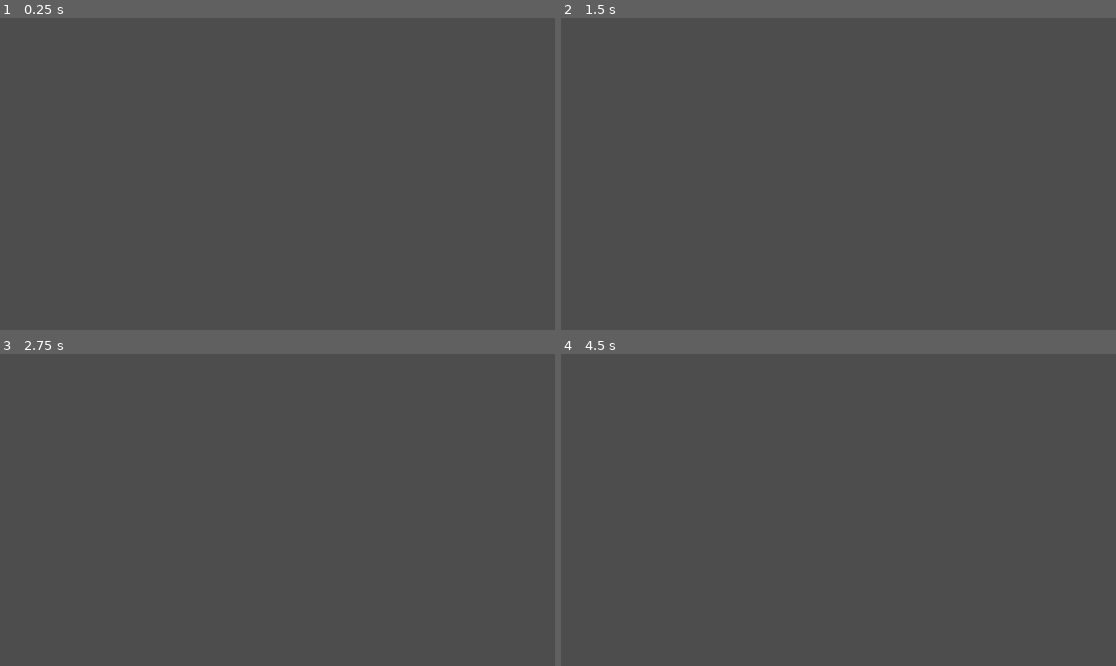
Above: before the commit, frames 1-4 (two rows, left to right).
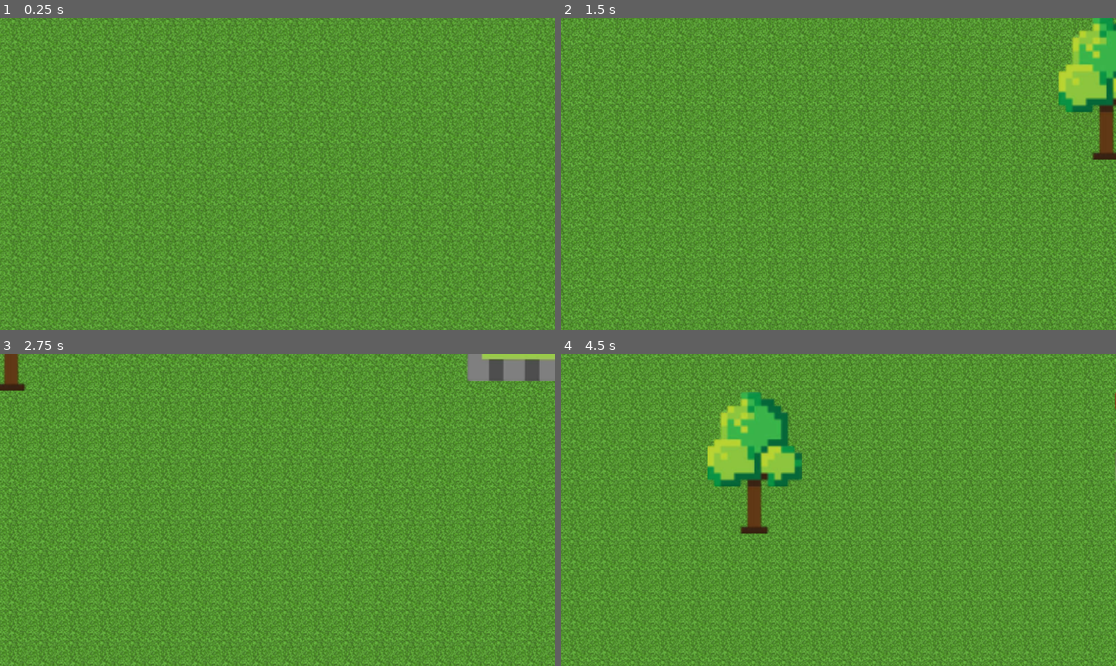
Above: after the commit, the same moments.

Repository: ChristChar/Simulatore-di-battaglie-per-la-guerra-civile-del-server-di-Allan
Game: Godot game, scene res://Scenes/World.tscn
Two runs of this game, one before a commit and one after it. Both use one fixed random seed, a clock stepped at 60 frames per second and the inputs below. The engine's default icon, where the game draws it, is replaced by a stand-in: a white triangle on a blue panel in a dark square.
Inputs (mouse positions are in pixels of both pictures, inside the frame that each line leads up to):
- Up to frame 1 (0.25 s): no input
- Up to frame 2 (1.5 s): tap Enter at 0.5 s; move the mouse to (960, 158) at 0.52 s; hold Right (ui_right) 0.53-1.28 s; tap Mouse wheel up (zoom_in) at 0.6 s; move the mouse to (727, 189) at 1.27 s; hold Down (ui_down) from 1.28 s (still down); tap Mouse wheel down (zoom_out) at 1.35 s
- Up to frame 3 (2.75 s): move the mouse to (333, 441) at 2.02 s; release Down (ui_down) at 2.03 s; hold Right (ui_right) from 2.03 s (still down); hold Shift from 2.03 s (still down)
- Up to frame 4 (4.5 s): move the mouse to (810, 572) at 2.77 s; release Right (ui_right) at 2.78 s; release Shift at 2.78 s; hold Up (ui_up) 2.78-3.53 s; tap Mouse wheel up (zoom_in) at 2.85 s; move the mouse to (1005, 556) at 3.52 s; hold Left (ui_left) from 3.53 s (still down); tap Mouse wheel down (zoom_out) at 3.6 s; move the mouse to (672, 463) at 4.27 s; tap Shift at 4.35 s

The runs differ from the first frame. In frame 1, 100% of the frame differs, in the area x 0-100%, y 0-100%; in frame 2, 100%; in frame 3, 100%; in frame 4, 100%.

Commit message:
Ambiente

Diff:
--- a/Scenes/World.tscn
+++ b/Scenes/World.tscn
@@ -1,8 +1,20 @@
-[gd_scene load_steps=4 format=3 uid="uid://dnycbiem36d63"]
+[gd_scene load_steps=9 format=3 uid="uid://dnycbiem36d63"]
 
 [ext_resource type="Script" path="res://Scripts/Camera2D.gd" id="1_7yndk"]
 [ext_resource type="PackedScene" uid="uid://bdukd17ol2j1n" path="res://Truppe/Pistola.tscn" id="2_xqfj8"]
 [ext_resource type="PackedScene" uid="uid://bm5lpg4coy2d3" path="res://Truppe/Mischia.tscn" id="3_jk021"]
+[ext_resource type="Texture2D" uid="uid://bqg8inpgboi5" path="res://Resources/Images/Grass.png" id="4_blcm6"]
+[ext_resource type="Script" path="res://Scripts/Map.gd" id="5_uqrsu"]
+[ext_resource type="PackedScene" uid="uid://c3e3ubs6rxom2" path="res://Truppe/Tank.tscn" id="6_2g45u"]
+
+[sub_resource type="TileSetAtlasSource" id="TileSetAtlasSource_sdsrj"]
+texture = ExtResource("4_blcm6")
+texture_region_size = Vector2i(32, 32)
+0:0/0 = 0
+
+[sub_resource type="TileSet" id="TileSet_tnphp"]
+tile_size = Vector2i(32, 32)
+sources/0 = SubResource("TileSetAtlasSource_sdsrj")
 
 [node name="Node2D" type="Node2D"]
 
@@ -10,37 +22,226 @@
 script = ExtResource("1_7yndk")
 
 [node name="Truppa44" parent="." instance=ExtResource("2_xqfj8")]
-position = Vector2(1015, -572)
+position = Vector2(2882, -600)
 
 [node name="Truppa45" parent="." instance=ExtResource("2_xqfj8")]
-position = Vector2(1213, -401)
+position = Vector2(3080, -429)
 
 [node name="Truppa46" parent="." instance=ExtResource("2_xqfj8")]
-position = Vector2(786, -705)
+position = Vector2(2653, -733)
 
 [node name="Truppa47" parent="." instance=ExtResource("2_xqfj8")]
-position = Vector2(1138, -700)
+position = Vector2(3005, -728)
 
 [node name="Truppa48" parent="." instance=ExtResource("2_xqfj8")]
-position = Vector2(1336, -529)
+position = Vector2(3203, -557)
 
 [node name="Truppa49" parent="." instance=ExtResource("2_xqfj8")]
-position = Vector2(909, -833)
+position = Vector2(2776, -861)
+
+[node name="Truppa50" parent="." instance=ExtResource("2_xqfj8")]
+position = Vector2(2825, 5)
+
+[node name="Truppa51" parent="." instance=ExtResource("2_xqfj8")]
+position = Vector2(3023, 176)
+
+[node name="Truppa52" parent="." instance=ExtResource("2_xqfj8")]
+position = Vector2(2596, -128)
+
+[node name="Truppa53" parent="." instance=ExtResource("2_xqfj8")]
+position = Vector2(2948, -123)
+
+[node name="Truppa54" parent="." instance=ExtResource("2_xqfj8")]
+position = Vector2(3146, 48)
+
+[node name="Truppa55" parent="." instance=ExtResource("2_xqfj8")]
+position = Vector2(2719, -256)
+
+[node name="Truppa56" parent="." instance=ExtResource("2_xqfj8")]
+position = Vector2(2774, 701)
+
+[node name="Truppa57" parent="." instance=ExtResource("2_xqfj8")]
+position = Vector2(2972, 872)
+
+[node name="Truppa58" parent="." instance=ExtResource("2_xqfj8")]
+position = Vector2(2545, 568)
+
+[node name="Truppa59" parent="." instance=ExtResource("2_xqfj8")]
+position = Vector2(2897, 573)
+
+[node name="Truppa60" parent="." instance=ExtResource("2_xqfj8")]
+position = Vector2(3095, 744)
+
+[node name="Truppa61" parent="." instance=ExtResource("2_xqfj8")]
+position = Vector2(2668, 440)
+
+[node name="Truppa63" parent="." instance=ExtResource("2_xqfj8")]
+position = Vector2(-4491, -705)
+SquadraRossa = false
+
+[node name="Truppa64" parent="." instance=ExtResource("2_xqfj8")]
+position = Vector2(-4293, -534)
+SquadraRossa = false
+
+[node name="Truppa65" parent="." instance=ExtResource("2_xqfj8")]
+position = Vector2(-4720, -838)
+SquadraRossa = false
+
+[node name="Truppa66" parent="." instance=ExtResource("2_xqfj8")]
+position = Vector2(-4368, -833)
+SquadraRossa = false
+
+[node name="Truppa67" parent="." instance=ExtResource("2_xqfj8")]
+position = Vector2(-4170, -662)
+SquadraRossa = false
+
+[node name="Truppa68" parent="." instance=ExtResource("2_xqfj8")]
+position = Vector2(-4597, -966)
+SquadraRossa = false
+
+[node name="Truppa69" parent="." instance=ExtResource("2_xqfj8")]
+position = Vector2(-4548, -100)
+SquadraRossa = false
+
+[node name="Truppa70" parent="." instance=ExtResource("2_xqfj8")]
+position = Vector2(-4350, 71)
+SquadraRossa = false
+
+[node name="Truppa71" parent="." instance=ExtResource("2_xqfj8")]
+position = Vector2(-4777, -233)
+SquadraRossa = false
+
+[node name="Truppa72" parent="." instance=ExtResource("2_xqfj8")]
+position = Vector2(-4425, -228)
+SquadraRossa = false
+
+[node name="Truppa73" parent="." instance=ExtResource("2_xqfj8")]
+position = Vector2(-4227, -57)
+SquadraRossa = false
+
+[node name="Truppa74" parent="." instance=ExtResource("2_xqfj8")]
+position = Vector2(-4654, -361)
+SquadraRossa = false
+
+[node name="Truppa75" parent="." instance=ExtResource("2_xqfj8")]
+position = Vector2(-4599, 596)
+SquadraRossa = false
+
+[node name="Truppa76" parent="." instance=ExtResource("2_xqfj8")]
+position = Vector2(-4401, 767)
+SquadraRossa = false
+
+[node name="Truppa77" parent="." instance=ExtResource("2_xqfj8")]
+position = Vector2(-4828, 463)
+SquadraRossa = false
+
+[node name="Truppa78" parent="." instance=ExtResource("2_xqfj8")]
+position = Vector2(-4476, 468)
+SquadraRossa = false
+
+[node name="Truppa79" parent="." instance=ExtResource("2_xqfj8")]
+position = Vector2(-4278, 639)
+SquadraRossa = false
+
+[node name="Truppa80" parent="." instance=ExtResource("2_xqfj8")]
+position = Vector2(-4705, 335)
+SquadraRossa = false
 
 [node name="Truppa" parent="." instance=ExtResource("3_jk021")]
-position = Vector2(-1160, 44)
+position = Vector2(-3540, -688)
 
 [node name="Truppa2" parent="." instance=ExtResource("3_jk021")]
-position = Vector2(-1099, 140)
+position = Vector2(-3479, -592)
 
 [node name="Truppa3" parent="." instance=ExtResource("3_jk021")]
-position = Vector2(-1277, 119)
+position = Vector2(-3657, -613)
 
 [node name="Truppa4" parent="." instance=ExtResource("3_jk021")]
-position = Vector2(-1192, 236)
+position = Vector2(-3572, -496)
 
 [node name="Truppa5" parent="." instance=ExtResource("3_jk021")]
-position = Vector2(-1359, 201)
+position = Vector2(-3739, -531)
 
 [node name="Truppa6" parent="." instance=ExtResource("3_jk021")]
-position = Vector2(-1274, 318)
+position = Vector2(-3654, -414)
+
+[node name="Truppa7" parent="." instance=ExtResource("3_jk021")]
+position = Vector2(-3536, -293)
+
+[node name="Truppa8" parent="." instance=ExtResource("3_jk021")]
+position = Vector2(-3475, -197)
+
+[node name="Truppa9" parent="." instance=ExtResource("3_jk021")]
+position = Vector2(-3653, -218)
+
+[node name="Truppa10" parent="." instance=ExtResource("3_jk021")]
+position = Vector2(-3568, -101)
+
+[node name="Truppa11" parent="." instance=ExtResource("3_jk021")]
+position = Vector2(-3735, -136)
+
+[node name="Truppa12" parent="." instance=ExtResource("3_jk021")]
+position = Vector2(-3650, -19)
+
+[node name="Truppa13" parent="." instance=ExtResource("3_jk021")]
+position = Vector2(-3536, 250)
+
+[node name="Truppa14" parent="." instance=ExtResource("3_jk021")]
+position = Vector2(-3475, 346)
+
+[node name="Truppa15" parent="." instance=ExtResource("3_jk021")]
+position = Vector2(-3653, 325)
+
+[node name="Truppa16" parent="." instance=ExtResource("3_jk021")]
+position = Vector2(-3568, 442)
+
+[node name="Truppa17" parent="." instance=ExtResource("3_jk021")]
+position = Vector2(-3735, 407)
+
+[node name="Truppa18" parent="." instance=ExtResource("3_jk021")]
+position = Vector2(-3650, 524)
+
+[node name="Truppa19" parent="." instance=ExtResource("3_jk021")]
+position = Vector2(-3831, 145)
+
+[node name="Truppa20" parent="." instance=ExtResource("3_jk021")]
+position = Vector2(-3770, 241)
+
+[node name="Truppa21" parent="." instance=ExtResource("3_jk021")]
+position = Vector2(-3948, 220)
+
+[node name="Truppa22" parent="." instance=ExtResource("3_jk021")]
+position = Vector2(-3863, 337)
+
+[node name="Truppa23" parent="." instance=ExtResource("3_jk021")]
+position = Vector2(-4030, 302)
+
+[node name="Truppa24" parent="." instance=ExtResource("3_jk021")]
+position = Vector2(-3945, 419)
+
+[node name="Truppa25" parent="." instance=ExtResource("3_jk021")]
+position = Vector2(-3869, -359)
+
+[node name="Truppa26" parent="." instance=ExtResource("3_jk021")]
+position = Vector2(-3986, -284)
+
+[node name="Truppa27" parent="." instance=ExtResource("3_jk021")]
+position = Vector2(-3901, -167)
+
+[node name="Truppa28" parent="." instance=ExtResource("3_jk021")]
+position = Vector2(-4068, -202)
+
+[node name="Truppa29" parent="." instance=ExtResource("3_jk021")]
+position = Vector2(-3983, -85)
+
+[node name="TileMapLayer" type="TileMapLayer" parent="."]
+z_index = -2
+scale = Vector2(2, 2)
+tile_set = SubResource("TileSet_tnphp")
+script = ExtResource("5_uqrsu")
+
+[node name="Node2D" type="Node2D" parent="."]
+position = Vector2(-8265, -4455)
+
+[node name="Truppa62" parent="." instance=ExtResource("6_2g45u")]
+position = Vector2(2039, -91)
--- a/Scripts/Bullet.gd
+++ b/Scripts/Bullet.gd
@@ -3,7 +3,7 @@
 
 @export var data: BulletData
 var Direction: Vector2 = Vector2.ZERO
-var Owner: Truppa
+var Owner: bool
 var Penetraione: int
 var Not_valid_guys: Array[Truppa] = []
 # Called when the node enters the scene tree for the first time.
@@ -26,7 +26,7 @@
 	for body in get_overlapping_bodies():
 		if body is Truppa:
 			if is_instance_valid(body):
-				if body.SquadraRossa != Owner.SquadraRossa and not body in Not_valid_guys:
+				if body.SquadraRossa != Owner and not body in Not_valid_guys:
 					body.HP -= data.Damage
 					Penetraione -= 1
 					Not_valid_guys.append(body)
--- /dev/null
+++ b/Scripts/Map.gd
@@ -0,0 +1,23 @@
+extends TileMapLayer
+
+@export var Y_size: int = 100
+@export var X_size: int = 175
+var Textures = [
+	preload("res://Resources/Images/Albero.png"),
+	preload("res://Resources/Images/Rock.png")
+]
+# Called when the node enters the scene tree for the first time.
+func _ready():
+	for x in range(-X_size / 2, X_size/2+1):
+		for y in range(-Y_size / 2, Y_size/2+1):
+			set_cell(Vector2i(x,y), 0, Vector2(0, 0))
+	for i in range(randi_range(10,50)):
+		var Alberino = Oggetto.new()
+		Alberino.global_position = Vector2(randi_range(-X_size/2 * 32, X_size/2 * 32),randi_range(-Y_size/2 * 32, Y_size/2 * 32))
+		Alberino.texture = Textures.pick_random()
+		add_child(Alberino)
+
+
+# Called every frame. 'delta' is the elapsed time since the previous frame.
+func _process(delta):
+	pass
--- /dev/null
+++ b/Scripts/Oggetto.gd
@@ -0,0 +1,21 @@
+extends StaticBody2D
+class_name Oggetto
+
+@export var texture: Texture2D
+# Called when the node enters the scene tree for the first time.
+func _ready():
+	var Size = texture.get_size()
+	var Sprite = Sprite2D.new()
+	Sprite.texture = texture
+	add_child(Sprite)
+	var Shape = RectangleShape2D.new()
+	Shape.size = Vector2(Size.x, Size.y / 2)
+	var Collision = CollisionShape2D.new()
+	Collision.shape = Shape
+	Collision.position.y = Size.y / 4
+	add_child(Collision)
+	z_index = 2
+
+# Called every frame. 'delta' is the elapsed time since the previous frame.
+func _process(delta):
+	pass
--- a/Scripts/Truppa.gd
+++ b/Scripts/Truppa.gd
@@ -5,8 +5,10 @@
 var Target: Truppa
 var Attack_countdown = 0.0
 var Area: Area2D
+var VisionArea: Area2D
 var HPPivot: Node2D
 var Direction = 0
+var raycasts: Array[RayCast2D]
 
 @export_enum("Insegui", "Fermo", "Avanti","Causale") var Movment_when_terget: String = "Insegui"
 @export_enum("Fermo", "Avanti","Causale") var Movment_when_not_terget: String = "Avanti"
@@ -16,7 +18,6 @@
 @export var SquadraRossa: bool
 @export var arma: Arma
 @export var vision_range: float = 1000.0  # Distanza massima per rilevare bersagli
-@export var min_distance: float = 50.0  # Distanza minima tra le truppe
 
 func _ready():
 	randomize()
@@ -57,6 +58,17 @@
 			Arma_sprite.texture = arma.Sprite
 			Arma_sprite.position = Vector2(0, Size.y * 0.3)
 			add_child(Arma_sprite)
+	VisionArea = Area2D.new()
+	var AreaCollision2 = CollisionShape2D.new()
+	AreaCollision2.shape = Shape.duplicate()
+	VisionArea.add_child(AreaCollision2)
+	VisionArea.position.x += Size.x / 2
+	add_child(VisionArea)
+	for i in range(7):
+		var raycast = RayCast2D.new()
+		raycast.target_position = Vector2(200,10 * (i- 4))
+		raycasts.append(raycast)
+		add_child(raycast)
 	Find_Target()
 
 func Find_Target():
@@ -95,16 +107,17 @@
 
 	if Is_target_valid():
 		Direction = global_position.angle_to_point(Target.global_position)
-		for body in Area.get_overlapping_bodies():
-			if body is Truppa and body.SquadraRossa != SquadraRossa:
-				Attack(body)
+		if arma and arma.Type == "Mischia":
+			for body in Area.get_overlapping_bodies():
+				if body is Truppa and body.SquadraRossa != SquadraRossa:
+					Attack(body)
 
 		if arma and arma.Type == "Distanza":
 			if Attack_countdown <= 0:
 				var NewBullet = BulletBody.new()
 				NewBullet.global_position = global_position
 				NewBullet.Direction = angle_to_vector(Direction)
-				NewBullet.Owner = self
+				NewBullet.Owner = SquadraRossa
 				NewBullet.data = arma.bullet
 				get_parent().add_child(NewBullet)
 				Attack_countdown = arma.Countdown
@@ -131,19 +144,35 @@
 		Move(Movment_when_not_terget, delta)
 	move_and_slide()
 
+func Raycast_check():
+	for raycast in raycasts:
+		if raycast.is_colliding():
+			var collision_normal = raycast.get_collision_normal()
+			var new_direction = velocity.bounce(collision_normal)
+			Direction = new_direction.angle()
+			return new_direction.normalized()
+	return Vector2.ZERO
+
+
 func Move(Move_type:String, delta: float):
 	match  Move_type:
 		"Insegui":
 			var direction = Target.global_position - global_position
 			direction = direction.normalized()
 			direction = direction.normalized()
-			velocity = direction * Speed
+			var Raycast = Raycast_check()
+			if Raycast > Vector2.ZERO:
+				velocity = Raycast * Speed
+			else:
+				velocity = direction * Speed
 		"Avanti":
 			Direction = deg_to_rad(180) if SquadraRossa else 0
+			Raycast_check()
 			velocity = (Vector2(-1,0) if SquadraRossa else Vector2(1,0)) * Speed
 		"Casuale":
 			if randf() < delta:
 				Direction += randf_range(-0.2,0.2)
+			Raycast_check()
 			velocity = angle_to_vector(Direction) * Speed
 		"Fermo":
 			velocity = Vector2.ZERO
--- a/Truppe/Mischia.tscn
+++ b/Truppe/Mischia.tscn
@@ -9,12 +9,12 @@
 script = ExtResource("4_qbsox")
 Type = "Mischia"
 Sprite = ExtResource("3_88qqb")
-Damage = 20
+Damage = 17
 Countdown = 0.75
 
 [node name="Truppa" type="CharacterBody2D"]
 script = ExtResource("1_ojd3b")
 texture = ExtResource("2_5cwr0")
 HP = 100
-Speed = 200.0
+Speed = 275.0
 arma = SubResource("Resource_hnsb0")
--- /dev/null
+++ b/Truppe/Tank.tscn
@@ -0,0 +1,32 @@
+[gd_scene load_steps=7 format=3 uid="uid://c3e3ubs6rxom2"]
+
+[ext_resource type="Script" path="res://Scripts/Truppa.gd" id="1_u1twu"]
+[ext_resource type="Texture2D" uid="uid://b4iqdy0i1jkgk" path="res://Resources/Images/Tank.png" id="2_sxcfd"]
+[ext_resource type="Script" path="res://Scripts/Resource/Bullet.gd" id="4_ptkfv"]
+[ext_resource type="Script" path="res://Scripts/Resource/Arma.gd" id="5_15th3"]
+
+[sub_resource type="Resource" id="Resource_soy5h"]
+script = ExtResource("4_ptkfv")
+color = Color(1, 1, 1, 1)
+speed = 1500
+Size = Vector2(50, 50)
+Damage = 100
+Penetraione = 5
+
+[sub_resource type="Resource" id="Resource_s2di2"]
+script = ExtResource("5_15th3")
+Type = "Distanza"
+Damage = 50
+Countdown = 5.0
+bullet = SubResource("Resource_soy5h")
+
+[node name="Truppa44" type="CharacterBody2D"]
+position = Vector2(920, -573)
+script = ExtResource("1_u1twu")
+Movment_when_terget = "Fermo"
+texture = ExtResource("2_sxcfd")
+HP = 500
+Speed = 50.0
+SquadraRossa = true
+arma = SubResource("Resource_s2di2")
+vision_range = 750.0
--- a/project.godot
+++ b/project.godot
@@ -41,6 +41,14 @@
 , Object(InputEventKey,"resource_local_to_scene":false,"resource_name":"","device":-1,"window_id":0,"alt_pressed":false …(183 unchanged characters)…
 ]
 }
+ui_down={
+"deadzone": 0.5,
+"events": [Object(InputEventKey,"resource_local_to_scene":false,"resource_name":"","device":0,"window_id":0,"alt_pressed":false,"shift_pressed":false,"ctrl_pressed":false,"meta_pressed":false,"pressed":false,"keycode":4194322,"physical_keycode":0,"key_label":0,"unicode":0,"location":0,"echo":false,"script":null)
+, Object(InputEventJoypadButton,"resource_local_to_scene":false,"resource_name":"","device":0,"button_index":12,"pressure":0.0,"pressed":false,"script":null)
+, Object(InputEventJoypadMotion,"resource_local_to_scene":false,"resource_name":"","device":0,"axis":1,"axis_value":1.0,"script":null)
+, Object(InputEventKey,"resource_local_to_scene":false,"resource_name":"","device":-1,"window_id":0,"alt_pressed":false,"shift_pressed":false,"ctrl_pressed":false,"meta_pressed":false,"pressed":false,"keycode":0,"physical_keycode":83,"key_label":0,"unicode":115,"location":0,"echo":false,"script":null)
+]
+}
 zoom_in={
 "deadzone": 0.5,
 "events": [Object(InputEventMouseButton,"resource_local_to_scene":false,"resource_name":"","device":-1,"window_id":0,"a …(253 unchanged characters)…
Binary file added: Resources/Images/Albero.png
Not shown, added: Resources/Images/Albero.png.import
Binary file added: Resources/Images/Grass.png
Not shown, added: Resources/Images/Grass.png.import
Binary file added: Resources/Images/Rock.png
Not shown, added: Resources/Images/Rock.png.import
Binary file added: Resources/Images/Tank.png
Not shown, added: Resources/Images/Tank.png.import
